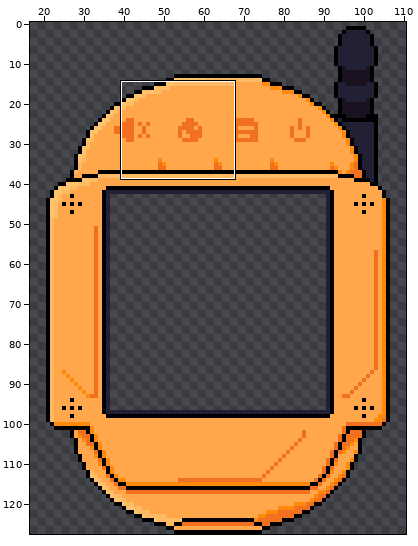
Two versions of one sprite sheet, Digital Virtual Pets/do_not_build/aseprite/LinkDeviceSprite.png. The first picture is a wide view before the edit; the outline marks the close-up.
Close-up. Old version:
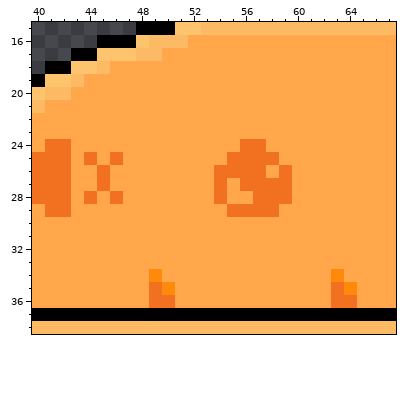
The file is 128x128 pixels. Shown: x 40..67, y 15..38. The wide view leaves out empty margins.
New version:
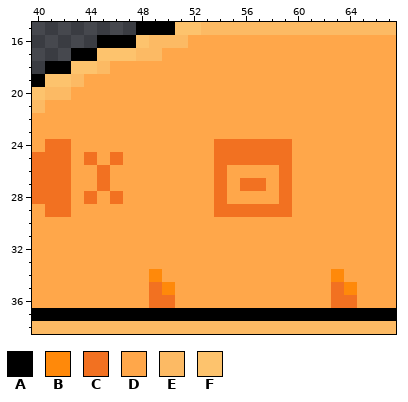
Palette (. is transparent): A #000000  B #ff890a  C #f27121  D #ffa74a  E #fcba64  F #fdc36d
What changed:
The edit turns colour D into colour C in row 24 at x 54 to 55 and 58 to 59; in row 25 at x 54 and 59; in row 29 at x 54 and 59.
The edit turns colour C into colour D in row 26 at x 55 to 57; in row 27 at x 58; in row 28 at x 57 to 58.
